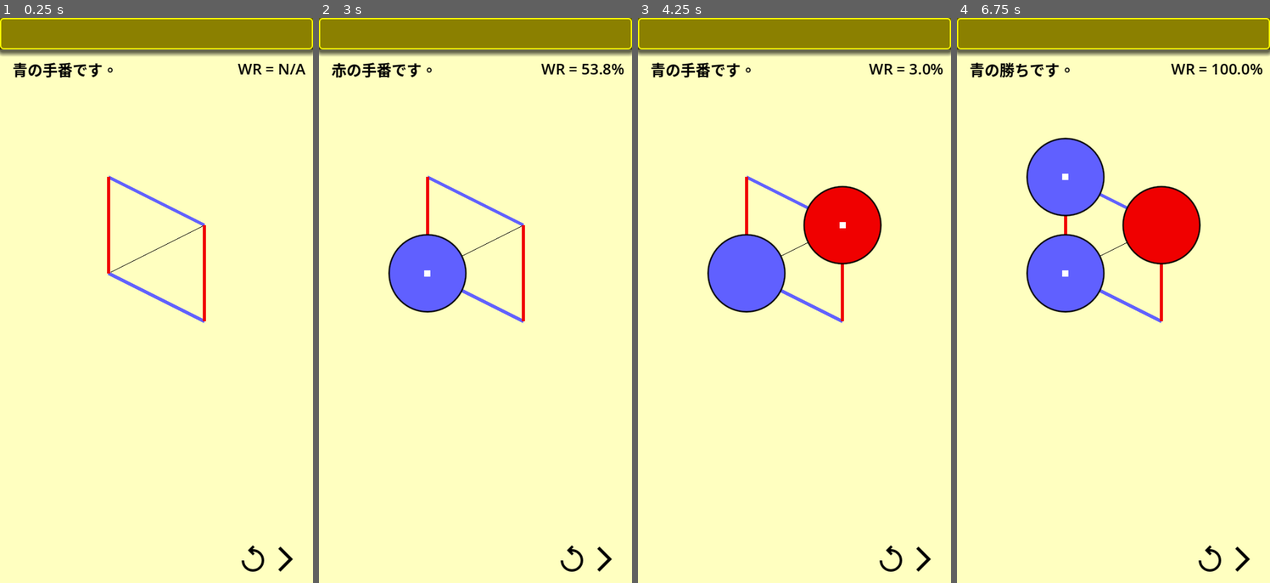
Above: before the commit, frames 1-4 (left to right).
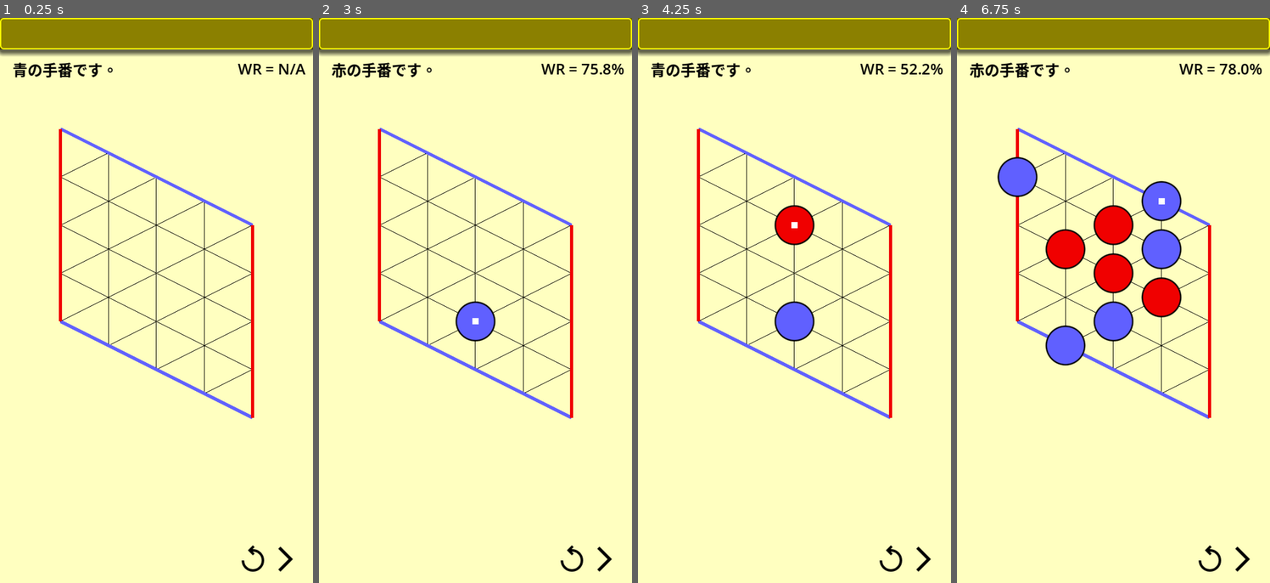
Above: after the commit, the same moments.

Repository: vivisuke/HexGame
Game: Godot game, scene res://main.tscn
Same seed, same stepped clock (60 frames per second), same inputs: the game is played once before the commit and once after it.
Inputs (mouse positions are in pixels of both pictures, inside the frame that each line leads up to):
- Up to frame 1 (0.25 s): no input
- Up to frame 2 (3 s): click (572, 560) at 0.5 s; click (572, 560) at 1.25 s; click (572, 560) at 2 s; click (603, 560) at 2.75 s
- Up to frame 3 (4.25 s): click (922, 560) at 3.5 s
- Up to frame 4 (6.75 s): click (1241, 560) at 4.25 s; tap Enter at 5, 6.5 s; move the mouse to (1182, 272) at 5.02 s; click (1182, 272) at 5.17 s; tap Space at 5.75 s; move the mouse to (1050, 328) at 5.77 s; click (1050, 328) at 5.92 s; move the mouse to (1144, 176) at 6.52 s; click (1144, 176) at 6.67 s

The runs differ from the first frame. In frame 1, 3.8% of the frame differs, in the area x 18-82%, y 19-71%; in frame 2, 6.9%; in frame 3, 9.9%; in frame 4, 15%, in the area x 4-98%, y 7-71%.

Commit message:
0065 ◎ C 02/02 02/02 0.001│ToDo│do_expand()：直前に打った位置も可能着手になっている

Diff:
--- a/hexgame/scripts/Board.gd
+++ b/hexgame/scripts/Board.gd
@@ -5,7 +5,7 @@
 	#EMPTY = 0, BLACK, WHITE, BWALL, WWALL
 	EMPTY = 0, BLUE, RED, BWALL, WWALL
 }
-const N_HORZ = 2
+const N_HORZ = 5
 const ARY_WIDTH = N_HORZ + 1
 const ARY_HEIGHT = N_HORZ + 2
 const ARY_SIZE = ARY_WIDTH * ARY_HEIGHT
--- a/hexgame/scripts/MCTS.gd
+++ b/hexgame/scripts/MCTS.gd
@@ -93,10 +93,12 @@
 func add_children():
 	pass
 func do_expand_node(node, rbd):
+	var px = node.move.x
+	var py = node.move.y
 	var oc = (Board.BLUE + Board.RED) - node.move.z
 	for y in range(board_size):
 		for x in range(board_size):
-			if board.get_col(x, y) == Board.EMPTY:
+			if rbd.get_col(x, y) == Board.EMPTY:
 				#node.visits += 1
 				node.children.push_back(MCTSNode.new(node, Vector3i(x, y, oc)))
 				#node.children.back().visits = 1
Not shown, changed: HexGame.spr
